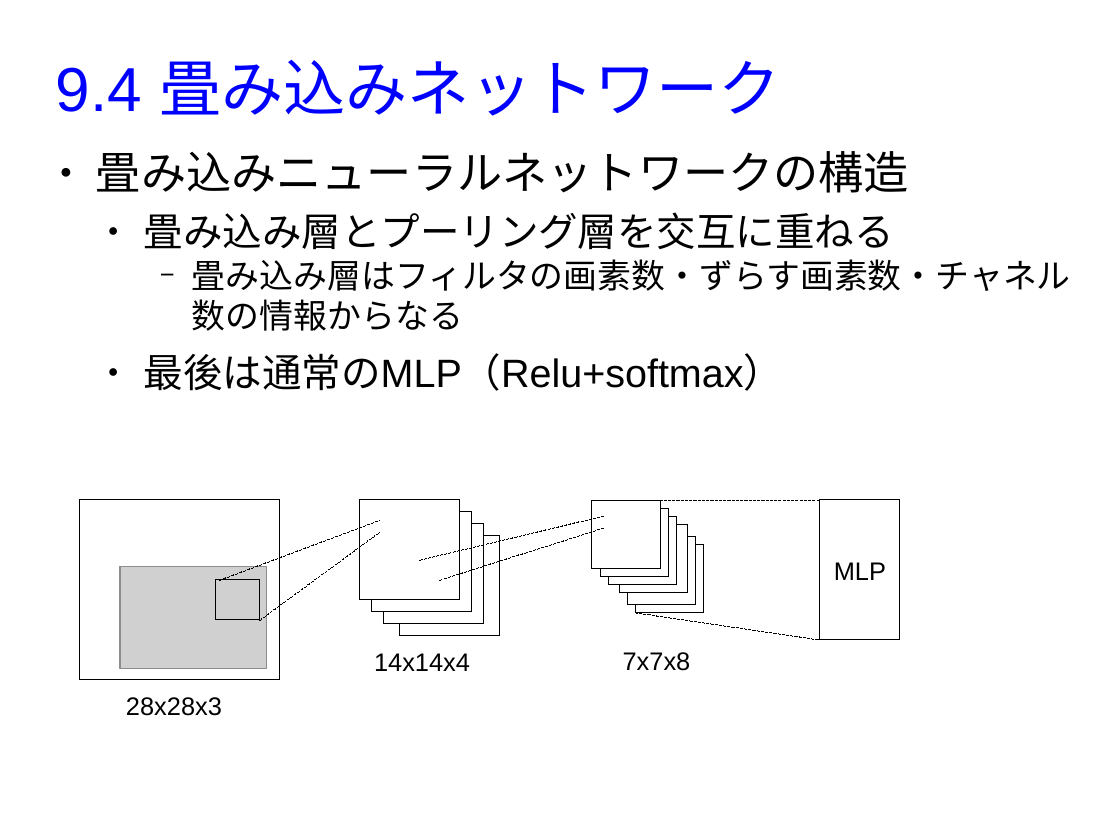
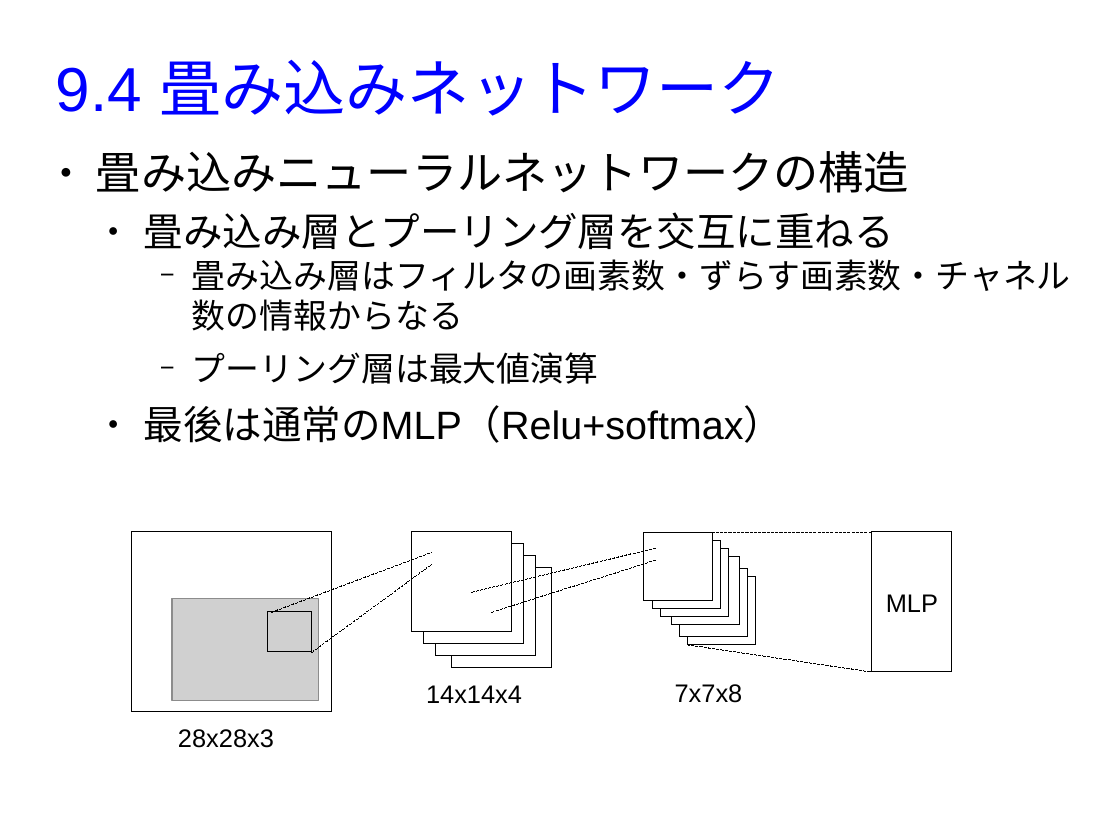
Before and after one commit to MasahiroAraki/MachineLearning, a slide deck: slide 12 of slides/chap09.odp. Drawn at 1120x840 pixels with LibreOffice and Linux fonts; fonts in the diff are those of the drawing; grey boxes stand for pictures; background and template pictures are left out. Boxes give left, top, right and bottom in pixels: in the first picture for what was removed or moved away, otherwise in the second. Text is boxed around its words. In the diff, an @@ line names an element or a change of style, - is before the commit and + after.

```diff
--- a/slides/chap09.odp
+++ b/slides/chap09.odp
@@ text at box(192, 352, 598, 384): paragraph added @@
+    − プーリング層は最大値演算
@@ rectangle: place and size @@
-rectangle at box(360, 500, 459, 600)
+rectangle at box(413, 533, 512, 632)
@@ 6 rectangles, 1 picture, 1 text, 1 line: place and size @@
-6 rectangles, 1 picture, 1 text, 1 line at box(80, 500, 900, 680)
+6 rectangles, 1 picture, 1 text, 1 line at box(132, 533, 952, 712)
@@ 4 rectangles, 3 lines, 2 texts: place and size @@
-4 rectangles, 3 lines, 2 texts at box(126, 512, 691, 716)
+4 rectangles, 3 lines, 2 texts at box(178, 544, 743, 748)
@@ 2 rectangles, 2 lines: place and size @@
-2 rectangles, 2 lines at box(420, 516, 820, 640)
+2 rectangles, 2 lines at box(473, 548, 872, 672)
```
Also in this commit, not shown: 1 other slide changed, 7 slides added, 4 other files.
